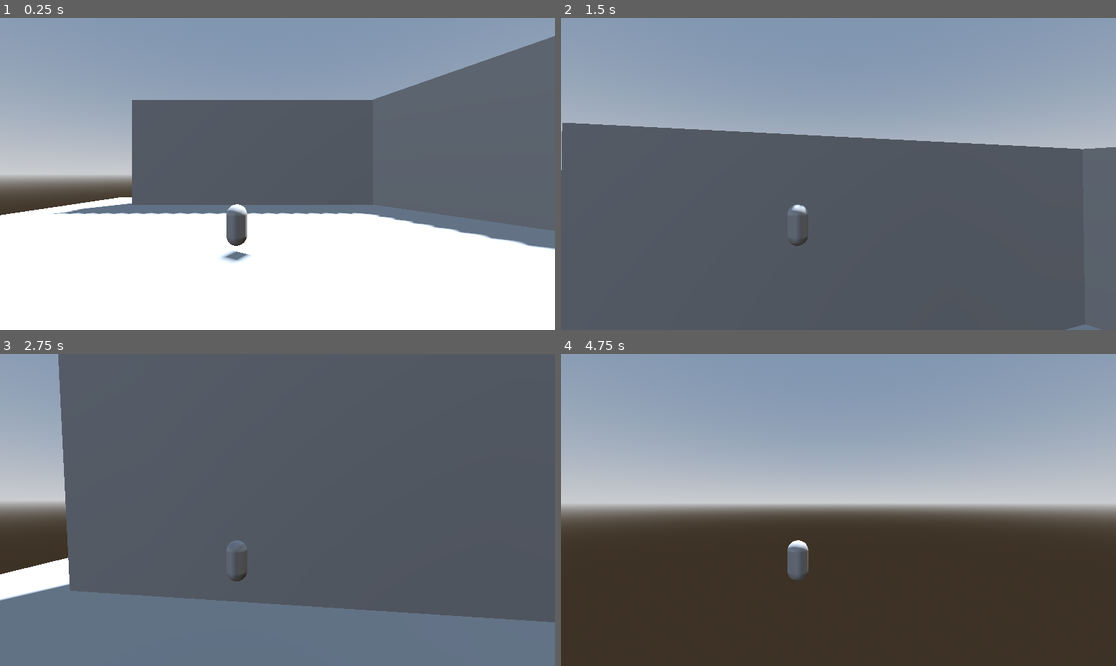
Above: before the commit, frames 1-4 (two rows, left to right).
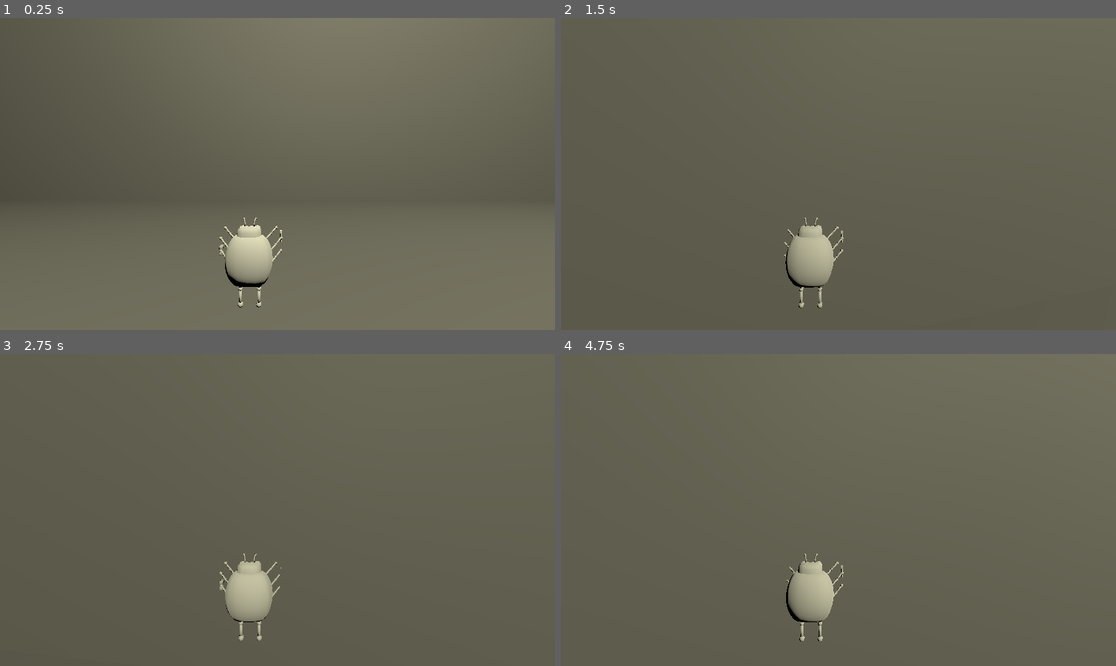
Above: after the commit, the same moments.

Repository: RoaFE/PizzaJam-16
Game: Godot game, scene res://home.tscn
Same seed, same stepped clock (60 frames per second), same inputs: the game is played once before the commit and once after it. Before the commit the project starts from res://Scenes/test.tscn.
Inputs (mouse positions are in pixels of both pictures, inside the frame that each line leads up to):
- Up to frame 1 (0.25 s): no input
- Up to frame 2 (1.5 s): tap Enter at 0.5 s; move the mouse to (866, 174) at 0.52 s; hold W (move_forward) from 0.53 s (still down); click (866, 174) at 0.6 s; tap Space (jump) at 0.77, 1.07 s; tap E (interact) at 0.8, 1.35 s; move the mouse to (810, 174) at 1.27 s
- Up to frame 3 (2.75 s): keep holding W (move_forward); tap Space (jump) at 1.52, 1.55, 1.82, 2.1 s; move the mouse to (288, 503) at 2.02 s; click (288, 503) at 2.3 s
- Up to frame 4 (4.75 s): keep holding W (move_forward); move the mouse to (832, 516) at 2.77 s; click (832, 516) at 2.85 s; tap Space (jump) at 3.02, 3.32, 3.77, 3.8, 4.07, 4.52 s; tap E (interact) at 3.05, 3.6 s; move the mouse to (877, 513) at 3.52 s; move the mouse to (794, 506) at 4.27 s; tap Mouse wheel up (last_item) at 4.35 s; click (794, 506) at 4.55 s

The runs differ from the first frame. In frame 1, 81% of the frame differs, in the area x 0-100%, y 0-100%; in frame 2, 46%; in frame 3, 31%; in frame 4, 97%.

Commit message:
3D modelling Baybee

Diff:
--- /dev/null
+++ b/pizza-jam-16/Models/ceiling_light.tscn
@@ -0,0 +1,11 @@
+[gd_scene format=3 uid="uid://das8eynhgf436"]
+
+[ext_resource type="PackedScene" uid="uid://kinein287loo" path="res://Models/CeilingLight.glb" id="1_l52lb"]
+
+[sub_resource type="StandardMaterial3D" id="StandardMaterial3D_dmolj"]
+cull_mode = 2
+
+[node name="CeilingLight" unique_id=770346741 instance=ExtResource("1_l52lb")]
+
+[node name="Cylinder" parent="." index="1" unique_id=1783867622]
+surface_material_override/0 = SubResource("StandardMaterial3D_dmolj")
--- /dev/null
+++ b/pizza-jam-16/Models/coffee_table.tscn
@@ -0,0 +1,33 @@
+[gd_scene format=3 uid="uid://pmb805m8ig1g"]
+
+[ext_resource type="PackedScene" uid="uid://d1u0bs4scdmrs" path="res://Models/CoffeeTable.glb" id="1_dbk01"]
+
+[sub_resource type="BoxShape3D" id="BoxShape3D_iva34"]
+size = Vector3(1, 0.1, 2.08)
+
+[sub_resource type="BoxShape3D" id="BoxShape3D_1dhlj"]
+size = Vector3(0.100908205, 0.3149414, 0.099121094)
+
+[node name="CoffeeTable" unique_id=546720682 instance=ExtResource("1_dbk01")]
+
+[node name="CollisionShape3D" type="StaticBody3D" parent="." index="2" unique_id=701822064]
+
+[node name="CollisionShape3D" type="CollisionShape3D" parent="CollisionShape3D" index="0" unique_id=1280568693]
+transform = Transform3D(1, 0, 0, 0, 1, 0, 0, 0, 1, 0, 0.34401628, 0)
+shape = SubResource("BoxShape3D_iva34")
+
+[node name="CollisionShape3D2" type="CollisionShape3D" parent="CollisionShape3D" index="1" unique_id=1916410552]
+transform = Transform3D(1, 0, 0, 0, 1, 0, 0, 0, 1, 0.33487186, 0.15551758, 0.9105021)
+shape = SubResource("BoxShape3D_1dhlj")
+
+[node name="CollisionShape3D3" type="CollisionShape3D" parent="CollisionShape3D" index="2" unique_id=1395130347]
+transform = Transform3D(1, 0, 0, 0, 1, 0, 0, 0, 1, -0.335, 0.156, 0.911)
+shape = SubResource("BoxShape3D_1dhlj")
+
+[node name="CollisionShape3D4" type="CollisionShape3D" parent="CollisionShape3D" index="3" unique_id=1999929114]
+transform = Transform3D(1, 0, 0, 0, 1, 0, 0, 0, 1, -0.335, 0.156, -0.911)
+shape = SubResource("BoxShape3D_1dhlj")
+
+[node name="CollisionShape3D5" type="CollisionShape3D" parent="CollisionShape3D" index="4" unique_id=636185200]
+transform = Transform3D(1, 0, 0, 0, 1, 0, 0, 0, 1, 0.335, 0.156, -0.911)
+shape = SubResource("BoxShape3D_1dhlj")
--- /dev/null
+++ b/pizza-jam-16/Models/shelf.tscn
@@ -0,0 +1,11 @@
+[gd_scene format=3 uid="uid://do1blbwdqe6ea"]
+
+[ext_resource type="PackedScene" uid="uid://dm2gwfoy1ujmx" path="res://Models/Shelf.glb" id="1_gekti"]
+
+[sub_resource type="StandardMaterial3D" id="StandardMaterial3D_x0wgw"]
+albedo_color = Color(0.25, 0.13808334, 0.052499995, 1)
+
+[node name="Shelf" unique_id=1575999734 instance=ExtResource("1_gekti")]
+
+[node name="Cube" parent="." index="0" unique_id=262753827]
+surface_material_override/0 = SubResource("StandardMaterial3D_x0wgw")
--- /dev/null
+++ b/pizza-jam-16/Scenes/CeilingLightBody.tscn
@@ -0,0 +1,29 @@
+[gd_scene format=3 uid="uid://car7dxocdhvn1"]
+
+[ext_resource type="Script" uid="uid://b61nlp3b3ae8r" path="res://Scripts/CeilingLightInteractor.gd" id="1_6nxtj"]
+[ext_resource type="PackedScene" uid="uid://das8eynhgf436" path="res://Models/ceiling_light.tscn" id="2_2imi7"]
+
+[sub_resource type="CylinderShape3D" id="CylinderShape3D_6nxtj"]
+height = 0.3310547
+radius = 0.22558594
+
+[sub_resource type="CylinderShape3D" id="CylinderShape3D_2imi7"]
+height = 0.19006348
+radius = 0.083984375
+
+[node name="Node3D" type="RigidBody3D" unique_id=1250733903 node_paths=PackedStringArray("_rigidBody")]
+freeze = true
+script = ExtResource("1_6nxtj")
+_rigidBody = NodePath(".")
+_oneShot = true
+_interactMessage = "Remove Light"
+
+[node name="CeilingLight" parent="." unique_id=770346741 instance=ExtResource("2_2imi7")]
+
+[node name="CollisionShape3D" type="CollisionShape3D" parent="." unique_id=1884091472]
+transform = Transform3D(1, 0, 0, 0, 1, 0, 0, 0, 1, 0, -0.015136719, 0)
+shape = SubResource("CylinderShape3D_6nxtj")
+
+[node name="CollisionShape3D2" type="CollisionShape3D" parent="." unique_id=1831117456]
+transform = Transform3D(1, 0, 0, 0, 1, 0, 0, 0, 1, 0, 0.25457764, 0)
+shape = SubResource("CylinderShape3D_2imi7")
--- a/pizza-jam-16/Scenes/DrillBug.tscn
+++ b/pizza-jam-16/Scenes/DrillBug.tscn
@@ -2,25 +2,57 @@
 
 [ext_resource type="PackedScene" uid="uid://csu41vcu1olum" path="res://Scenes/CharacterController.tscn" id="1_b8i1x"]
 [ext_resource type="Script" uid="uid://bme0x1f1xvqs4" path="res://Scripts/Inventory.gd" id="2_ekfui"]
+[ext_resource type="PackedScene" uid="uid://cblv7a4eqy7s8" path="res://Models/DrillBug.glb" id="3_50qdq"]
 [ext_resource type="PackedScene" uid="uid://dvap6vxfbbjyc" path="res://Scenes/DrillTool.tscn" id="3_pmbcc"]
 [ext_resource type="PackedScene" uid="uid://bac4ho8vi50nr" path="res://Scenes/HammerTool.tscn" id="4_jrf37"]
+[ext_resource type="PackedScene" uid="uid://bbopbtejiiyvm" path="res://Scenes/Interactor.tscn" id="5_jrf37"]
+[ext_resource type="PackedScene" uid="uid://colarqmwbcobc" path="res://Models/Drill.glb" id="7_snn4w"]
+[ext_resource type="PackedScene" uid="uid://b88klw8ys620u" path="res://Models/Hammer.glb" id="8_h4tam"]
 
-[node name="Char" unique_id=2034992785 instance=ExtResource("1_b8i1x")]
+[sub_resource type="CapsuleShape3D" id="CapsuleShape3D_snn4w"]
+radius = 0.033691406
+height = 0.14711913
+
+[node name="Char" unique_id=2034992785 node_paths=PackedStringArray("_model") instance=ExtResource("1_b8i1x")]
+transform = Transform3D(0.5, 0, 0, 0, 0.5, 0, 0, 0, 0.5, 0, 0, 0)
 collision_layer = 2
+_speed = 2.0
+_jump_velocity = 2.0
+_model = NodePath("DrillBug")
 
-[node name="ItemSlot" type="Node3D" parent="CollisionShape3D" parent_id_path=PackedInt32Array(1034918182) index="0" unique_id=2086904975]
+[node name="CollisionShape3D" parent="." index="0" unique_id=1034918182]
+transform = Transform3D(1, 0, 0, 0, 1, 0, 0, 0, 1, 0, -0.017407224, 0)
+shape = SubResource("CapsuleShape3D_snn4w")
+
+[node name="ItemSlot" type="Node3D" parent="CollisionShape3D" index="0" unique_id=2086904975]
 transform = Transform3D(1, 0, 0, 0, 1, 0, 0, 0, 1, 0.05, 0, 0)
 
-[node name="InputSpot" type="Node3D" parent="MeshInstance3D" parent_id_path=PackedInt32Array(1767074750) index="0" unique_id=1957297664 node_paths=PackedStringArray("_items")]
-transform = Transform3D(1, 0, 0, 0, 1, 0, 0, 0, 1, 0.05, 0, 0)
+[node name="MeshInstance3D" parent="." index="1" unique_id=1767074750]
+visible = false
+
+[node name="InputSpot" type="Node3D" parent="." index="2" unique_id=1957297664 node_paths=PackedStringArray("_items")]
 script = ExtResource("2_ekfui")
 _items = [NodePath("Drill"), NodePath("Hammer")]
 
-[node name="Drill" parent="MeshInstance3D/InputSpot" index="0" unique_id=690692289 node_paths=PackedStringArray("_orientationSpace") instance=ExtResource("3_pmbcc")]
-_orientationSpace = NodePath("../../../Orbit")
+[node name="Drill" parent="InputSpot" index="0" unique_id=690692289 node_paths=PackedStringArray("_orientationSpace") instance=ExtResource("3_pmbcc")]
+_orientationSpace = NodePath("../../Orbit")
 
-[node name="Hammer" parent="MeshInstance3D/InputSpot" index="1" unique_id=1104226804 node_paths=PackedStringArray("_orientationSpace") instance=ExtResource("4_jrf37")]
-_orientationSpace = NodePath("../../../Orbit")
+[node name="Hammer" parent="InputSpot" index="1" unique_id=1104226804 node_paths=PackedStringArray("_orientationSpace") instance=ExtResource("4_jrf37")]
+_orientationSpace = NodePath("../../Orbit")
 
-[node name="Orbit" parent="." index="2" unique_id=1798830263]
+[node name="Orbit" parent="." index="3" unique_id=1798830263]
 transform = Transform3D(1, 0, 0, 0, 1, 0, 0, 0, 1, 0, 0.05, 0)
+
+[node name="Interactor" parent="Orbit" index="0" unique_id=720486732 instance=ExtResource("5_jrf37")]
+transform = Transform3D(1, 0, 0, 0, 1, 0, 0, 0, 1, 0, -0.05, 0)
+
+[node name="Camera3D" parent="Orbit" index="1" unique_id=1436450834]
+transform = Transform3D(1, 0, 0, 0, 1, 0, 0, 0, 1, 0.05, 0.1, 0.36)
+
+[node name="DrillBug" parent="." index="4" unique_id=1684587687 instance=ExtResource("3_50qdq")]
+
+[node name="Drill" parent="DrillBug" index="12" unique_id=1356349251 instance=ExtResource("7_snn4w")]
+transform = Transform3D(1, 0, 0, 0, 1, 0, 0, 0, 1, -0.058247447, -0.002387425, -0.032172706)
+
+[node name="Hammer" parent="DrillBug" index="13" unique_id=693762726 instance=ExtResource("8_h4tam")]
+transform = Transform3D(1, 0, 0, 0, 1, 0, 0, 0, 1, 0.056744076, 0.025668167, -0.03378947)
--- a/pizza-jam-16/Scenes/DrillHole.tscn
+++ b/pizza-jam-16/Scenes/DrillHole.tscn
@@ -1,11 +1,36 @@
 [gd_scene format=3 uid="uid://bmp6aynjw31j7"]
 
 [sub_resource type="StandardMaterial3D" id="StandardMaterial3D_dn3s2"]
-albedo_color = Color(1, 0, 0, 1)
+albedo_color = Color(0.2, 0.2, 0.2, 1)
 
-[sub_resource type="BoxMesh" id="BoxMesh_nsew8"]
+[sub_resource type="CylinderMesh" id="CylinderMesh_nsew8"]
 material = SubResource("StandardMaterial3D_dn3s2")
-size = Vector3(0.02, 0.02, 0.05)
+top_radius = 0.01
+bottom_radius = 0.01
+height = 0.005
+radial_segments = 8
+rings = 1
+
+[sub_resource type="StandardMaterial3D" id="StandardMaterial3D_nsew8"]
+albedo_color = Color(0.6392157, 0.8666667, 0.03529412, 1)
+
+[sub_resource type="BoxMesh" id="BoxMesh_4ya7h"]
+material = SubResource("StandardMaterial3D_nsew8")
+size = Vector3(0.005, 0.05, 0.005)
+
+[sub_resource type="StandardMaterial3D" id="StandardMaterial3D_7s1n0"]
+albedo_color = Color(0.1882353, 0.6431373, 0.9019608, 1)
+
+[sub_resource type="BoxMesh" id="BoxMesh_up7h7"]
+material = SubResource("StandardMaterial3D_7s1n0")
+size = Vector3(0.005, 0.005, 0.05)
+
+[sub_resource type="StandardMaterial3D" id="StandardMaterial3D_idkx8"]
+albedo_color = Color(0.9137255, 0.23921569, 0.38431373, 1)
+
+[sub_resource type="BoxMesh" id="BoxMesh_d1koy"]
+material = SubResource("StandardMaterial3D_idkx8")
+size = Vector3(0.05, 0.005, 0.005)
 
 [sub_resource type="SphereShape3D" id="SphereShape3D_dn3s2"]
 radius = 0.13174143
@@ -13,11 +38,27 @@
 [node name="DrillHole" type="Node3D" unique_id=463291664]
 
 [node name="MeshInstance3D" type="MeshInstance3D" parent="." unique_id=1085714444]
-mesh = SubResource("BoxMesh_nsew8")
+transform = Transform3D(1, 0, 0, 0, -4.371139e-08, -1, 0, 1, -4.371139e-08, 0, 0, 0)
+mesh = SubResource("CylinderMesh_nsew8")
 
-[node name="StaticBody3D" type="StaticBody3D" parent="MeshInstance3D" unique_id=1902801693]
+[node name="MeshInstance3D2" type="MeshInstance3D" parent="." unique_id=1770392468]
+transform = Transform3D(1, 0, 0, 0, 1, 0, 0, 0, 1, 0, 0.02922158, 0)
+visible = false
+mesh = SubResource("BoxMesh_4ya7h")
+
+[node name="MeshInstance3D4" type="MeshInstance3D" parent="." unique_id=1084846273]
+transform = Transform3D(1, 0, 0, 0, 1, 0, 0, 0, 1, 0, 0, 0.029)
+visible = false
+mesh = SubResource("BoxMesh_up7h7")
+
+[node name="MeshInstance3D3" type="MeshInstance3D" parent="." unique_id=1844480356]
+transform = Transform3D(1, 0, 0, 0, 1, 0, 0, 0, 1, 0.029, 0, 0)
+visible = false
+mesh = SubResource("BoxMesh_d1koy")
+
+[node name="StaticBody3D" type="StaticBody3D" parent="." unique_id=1902801693]
 collision_layer = 4
 collision_mask = 0
 
-[node name="CollisionShape3D" type="CollisionShape3D" parent="MeshInstance3D/StaticBody3D" unique_id=1075313890]
+[node name="CollisionShape3D" type="CollisionShape3D" parent="StaticBody3D" unique_id=1075313890]
 shape = SubResource("SphereShape3D_dn3s2")
--- a/pizza-jam-16/Scenes/DrillTool.tscn
+++ b/pizza-jam-16/Scenes/DrillTool.tscn
@@ -10,8 +10,8 @@
 
 [sub_resource type="SphereMesh" id="SphereMesh_j8xhm"]
 material = SubResource("StandardMaterial3D_mko04")
-radius = 0.05
-height = 0.1
+radius = 0.01
+height = 0.02
 
 [node name="Drill" type="Node3D" unique_id=690692289 node_paths=PackedStringArray("_rayCast", "_indicator")]
 script = ExtResource("1_mko04")
--- a/pizza-jam-16/Scenes/Interactable.tscn
+++ b/pizza-jam-16/Scenes/Interactable.tscn
@@ -1,6 +1,6 @@
 [gd_scene format=3 uid="uid://g8caqri1e4sy"]
 
-[ext_resource type="Script" uid="uid://bn0880x17dwak" path="res://interactable.gd" id="1_pi15k"]
+[ext_resource type="Script" uid="uid://bn0880x17dwak" path="res://Scripts/interactable.gd" id="1_pi15k"]
 
 [node name="Interactable" type="Node3D" unique_id=180072882]
 script = ExtResource("1_pi15k")
--- a/pizza-jam-16/Scenes/Interactor.tscn
+++ b/pizza-jam-16/Scenes/Interactor.tscn
@@ -2,8 +2,9 @@
 
 [ext_resource type="Script" uid="uid://cb208wkproylj" path="res://Scripts/Interactor.gd" id="1_cr4d8"]
 
-[node name="Node3D" type="Node3D" unique_id=720486732]
+[node name="Interactor" type="Node3D" unique_id=720486732 node_paths=PackedStringArray("_rayCast")]
 script = ExtResource("1_cr4d8")
+_rayCast = NodePath("RayCast3D")
 
 [node name="RayCast3D" type="RayCast3D" parent="." unique_id=1105856778]
 target_position = Vector3(0, 0, -1)
--- a/pizza-jam-16/Scenes/shelf.tscn
+++ b/pizza-jam-16/Scenes/shelf.tscn
@@ -1,6 +1,9 @@
 [gd_scene format=3 uid="uid://cuewm1i20c650"]
 
+[ext_resource type="PackedScene" uid="uid://do1blbwdqe6ea" path="res://Models/shelf.tscn" id="1_ndc05"]
+
 [sub_resource type="BoxShape3D" id="BoxShape3D_ihrvc"]
+size = Vector3(1, 0.19921875, 1.1787109)
 
 [sub_resource type="BoxMesh" id="BoxMesh_ndc05"]
 
@@ -12,7 +15,12 @@
 [node name="StaticBody3D" type="StaticBody3D" parent="Node3D" unique_id=2059978037]
 
 [node name="CollisionShape3D" type="CollisionShape3D" parent="Node3D/StaticBody3D" unique_id=2090161607]
+transform = Transform3D(1, 0, 0, 0, 1, 0, 0, 0, 1, 0, 0, -0.19289273)
 shape = SubResource("BoxShape3D_ihrvc")
 
 [node name="MeshInstance3D" type="MeshInstance3D" parent="Node3D" unique_id=127421823]
+visible = false
 mesh = SubResource("BoxMesh_ndc05")
+
+[node name="Shelf" parent="Node3D" unique_id=1575999734 instance=ExtResource("1_ndc05")]
+transform = Transform3D(0.5, 0, 0, 0, 1, 0, 0, 0, 1, 0, 0, -0.48239368)
--- /dev/null
+++ b/pizza-jam-16/Scripts/CeilingLightInteractor.gd
@@ -0,0 +1,13 @@
+extends "res://Scripts/interactable.gd"
+
+@export var _rigidBody : RigidBody3D
+
+
+func Interact():
+	if(_oneShot && _used):
+		return
+	super.Interact()
+	_rigidBody.freeze = false
+	_rigidBody.sleeping = false
+	_rigidBody.apply_impulse(Vector3(15,2,0))
+	_rigidBody.apply_torque(Vector3(30,65,-20))
--- a/pizza-jam-16/Scripts/Drill.gd
+++ b/pizza-jam-16/Scripts/Drill.gd
@@ -34,6 +34,6 @@
 func align_with_z(xform, new_z):
 	xform.basis.z = new_z
 	xform.basis.y = Vector3(0,1,0)
-	xform.basis.x = -xform.basis.y.cross(new_z)
+	xform.basis.x = xform.basis.y.cross(new_z)
 	xform.basis = xform.basis.orthonormalized()
 	return xform
--- a/pizza-jam-16/Scripts/Interactor.gd
+++ b/pizza-jam-16/Scripts/Interactor.gd
@@ -4,6 +4,7 @@
 
 var _curIntercatble : Interactable
 
+signal InteractMessage(message : String)
 # Called when the node enters the scene tree for the first time.
 func _ready() -> void:
 	pass # Replace with function body.
@@ -11,8 +12,10 @@
 func _physics_process(_delta: float) -> void:
 	if(_rayCast.is_colliding()):
 		var object = _rayCast.get_collider()
-		if object is CollisionObject3D and object.get_parent_node_3d() is Interactable:
-			EvaluateInteractable(object.get_parent_node_3d())
+		if object is CollisionObject3D and object is Interactable:
+			EvaluateInteractable(object)
+	else:
+		EvaluateInteractable(null)
 	if(Input.is_action_just_pressed("interact") && _curIntercatble != null):
 		_curIntercatble.Interact();
 
@@ -24,3 +27,7 @@
 		#clear up
 		_curIntercatble = null
 	_curIntercatble = interactable
+	var message : String = ""
+	if(_curIntercatble != null):
+		message = _curIntercatble.GetMessage()
+	InteractMessage.emit(message)
--- a/pizza-jam-16/Scripts/Player.gd
+++ b/pizza-jam-16/Scripts/Player.gd
@@ -1,10 +1,11 @@
 extends CharacterBody3D
 
 
-const SPEED = 5.0
-const JUMP_VELOCITY = 4.5
+@export var _speed = 5.0
+@export var _jump_velocity = 4.5
 
 @export var _inputSpace : Node3D;
+@export var _model : Node3D
 
 func _physics_process(delta: float) -> void:
 	# Add the gravity.
@@ -13,17 +14,23 @@
 
 	# Handle jump.
 	if Input.is_action_just_pressed("jump") and is_on_floor():
-		velocity.y = JUMP_VELOCITY
+		velocity.y = _jump_velocity
 
 	# Get the input direction and handle the movement/deceleration.
 	# As good practice, you should replace UI actions with custom gameplay actions.
 	var input_dir := Input.get_vector("move_left", "move_right", "move_forward", "move_backward")
-	var direction := (_inputSpace.basis * Vector3(input_dir.x, 0, input_dir.y)).normalized()
+	var direction := (_inputSpace.basis * Vector3(input_dir.x, 0, input_dir.y))
+	direction.y = 0
+	direction = direction.normalized()
+	var up := Vector3(0,1,0)
+
+
 	if direction:
-		velocity.x = direction.x * SPEED
-		velocity.z = direction.z * SPEED
+		velocity.x = direction.x * _speed
+		velocity.z = direction.z * _speed
+		_model.basis = Basis(up.cross(-direction), up, -direction)
 	else:
-		velocity.x = move_toward(velocity.x, 0, SPEED)
-		velocity.z = move_toward(velocity.z, 0, SPEED)
+		velocity.x = move_toward(velocity.x, 0, _speed)
+		velocity.z = move_toward(velocity.z, 0, _speed)
 
 	move_and_slide()
--- a/pizza-jam-16/Scripts/hammer.gd
+++ b/pizza-jam-16/Scripts/hammer.gd
@@ -7,6 +7,8 @@
 @export var _rayCast : RayCast3D
 
 @export var _indicator : Node3D
+
+signal ShelfBuilt()
 
 func _physics_process(_delta: float) -> void:
 	_rayCast.basis = _orientationSpace.basis
@@ -23,7 +25,7 @@
 	var result = super.ShootRay()
 
 	if result:
-		if(_buildPoints.find(result) != -1):
+		if(_buildPoints.size() > 0 && _buildPoints[0].collider_id == result.collider_id):
 			return
 		_buildPoints.push_back(result)
 		if(_buildPoints.size() == 2):
@@ -37,9 +39,6 @@
 	var pos0 : Vector3 = (_buildPoints[0].collider as Node3D).global_position;
 	var pos1 : Vector3 = (_buildPoints[1].collider as Node3D).global_position;
 
-	print(_buildPoints[0].collider_id)
-	print(_buildPoints[1].collider_id)
-
 	var midPoint : Vector3 = (pos0 + pos1) / 2
 	var dist = (pos0 - pos1).length()
 
@@ -48,13 +47,19 @@
 	get_tree().root.add_child(builtThing)
 
 	var left = (pos0 - pos1).normalized()
-	var forward = (_buildPoints[0].collider.basis.z + _buildPoints[1].collider.basis.z).normalized()
+	print(left)
+	var forward = (_buildPoints[0].collider.global_basis.z + _buildPoints[1].collider.global_basis.z).normalized()
+	print(forward)
 	var up = left.cross(forward).normalized();
 	if(up.y < 0):
 		up = -up
+	print(up)
 
 
 	builtThing.global_position = midPoint
-	builtThing.basis = Basis(left,up,forward)
+	builtThing.global_basis = Basis(left,up,forward)
 	builtThing.scale.x = min(2,dist);
+	_buildPoints[0].collider.queue_free()
+	_buildPoints[1].collider.queue_free()
 	_buildPoints.clear()
+	ShelfBuilt.emit()
--- a/pizza-jam-16/interactable.gd
+++ b/pizza-jam-16/Scripts/interactable.gd
@@ -1,9 +1,11 @@
 @abstract
 class_name Interactable
 
-extends Node3D
+extends PhysicsBody3D
 
 @export var _oneShot : bool = false
+
+@export var _interactMessage : String
 
 var _used : bool = false
 
@@ -12,3 +14,8 @@
 	if(_oneShot):
 		_used = true;
 	pass
+
+func GetMessage() -> String :
+	if(_used):
+		return ""
+	return _interactMessage
--- /dev/null
+++ b/pizza-jam-16/home.tscn
@@ -0,0 +1,98 @@
+[gd_scene format=3 uid="uid://bhyj1k6r5joxb"]
+
+[ext_resource type="PackedScene" uid="uid://57kqhur3tcgo" path="res://Scenes/DrillBug.tscn" id="1_tt30a"]
+[ext_resource type="PackedScene" uid="uid://pmb805m8ig1g" path="res://Models/coffee_table.tscn" id="2_1ey7h"]
+[ext_resource type="PackedScene" uid="uid://car7dxocdhvn1" path="res://Scenes/CeilingLightBody.tscn" id="2_o1ld7"]
+
+[sub_resource type="BoxMesh" id="BoxMesh_j0o1r"]
+
+[sub_resource type="BoxShape3D" id="BoxShape3D_tt30a"]
+
+[sub_resource type="PlaneMesh" id="PlaneMesh_1ey7h"]
+size = Vector2(8, 5)
+
+[sub_resource type="BoxShape3D" id="BoxShape3D_o1ld7"]
+size = Vector3(8, 0.1, 5)
+
+[sub_resource type="PlaneMesh" id="PlaneMesh_2ayvv"]
+flip_faces = true
+size = Vector2(8, 5)
+
+[node name="Home" type="Node3D" unique_id=514780571]
+
+[node name="Room" type="Node3D" parent="." unique_id=1872650694]
+
+[node name="Node3D" type="Node3D" parent="Room" unique_id=394680519]
+
+[node name="Walls" type="MeshInstance3D" parent="Room/Node3D" unique_id=1088940031]
+transform = Transform3D(8, 0, 0, 0, 2.5, 0, 0, 0, 0.1, 0, 1.25, -2.42)
+mesh = SubResource("BoxMesh_j0o1r")
+
+[node name="StaticBody3D" type="StaticBody3D" parent="Room/Node3D/Walls" unique_id=497602177]
+
+[node name="CollisionShape3D" type="CollisionShape3D" parent="Room/Node3D/Walls/StaticBody3D" unique_id=1151609860]
+shape = SubResource("BoxShape3D_tt30a")
+
+[node name="Walls2" type="MeshInstance3D" parent="Room/Node3D" unique_id=1030576524]
+transform = Transform3D(8, 0, 0, 0, 2.5, 0, 0, 0, 0.1, 0, 1.25, 2.42)
+mesh = SubResource("BoxMesh_j0o1r")
+
+[node name="StaticBody3D" type="StaticBody3D" parent="Room/Node3D/Walls2" unique_id=39661871]
+
+[node name="CollisionShape3D" type="CollisionShape3D" parent="Room/Node3D/Walls2/StaticBody3D" unique_id=1670102554]
+shape = SubResource("BoxShape3D_tt30a")
+
+[node name="Walls3" type="MeshInstance3D" parent="Room/Node3D" unique_id=1721829032]
+transform = Transform3D(0.1, 0, 0, 0, 2.5, 0, 0, 0, 4.8, 4, 1.25, 0)
+mesh = SubResource("BoxMesh_j0o1r")
+
+[node name="StaticBody3D" type="StaticBody3D" parent="Room/Node3D/Walls3" unique_id=1981461891]
+
+[node name="CollisionShape3D" type="CollisionShape3D" parent="Room/Node3D/Walls3/StaticBody3D" unique_id=1772105972]
+shape = SubResource("BoxShape3D_tt30a")
+
+[node name="Walls4" type="MeshInstance3D" parent="Room/Node3D" unique_id=1966399163]
+transform = Transform3D(0.1, 0, 0, 0, 2.5, 0, 0, 0, 4.8, -4, 1.25, 0)
+mesh = SubResource("BoxMesh_j0o1r")
+
+[node name="StaticBody3D" type="StaticBody3D" parent="Room/Node3D/Walls4" unique_id=319032488]
+
+[node name="CollisionShape3D" type="CollisionShape3D" parent="Room/Node3D/Walls4/StaticBody3D" unique_id=324457698]
+shape = SubResource("BoxShape3D_tt30a")
+
+[node name="Floor" type="MeshInstance3D" parent="Room" unique_id=397383992]
+mesh = SubResource("PlaneMesh_1ey7h")
+
+[node name="StaticBody3D" type="StaticBody3D" parent="Room/Floor" unique_id=358450800]
+
+[node name="CollisionShape3D" type="CollisionShape3D" parent="Room/Floor/StaticBody3D" unique_id=1540292579]
+transform = Transform3D(1, 0, 0, 0, 1, 0, 0, 0, 1, 0.02545166, 0, 0)
+shape = SubResource("BoxShape3D_o1ld7")
+
+[node name="Floor2" type="MeshInstance3D" parent="Room" unique_id=1903407035]
+transform = Transform3D(1, 0, 0, 0, 1, 0, 0, 0, 1, 0, 2.5, 0)
+mesh = SubResource("PlaneMesh_2ayvv")
+
+[node name="StaticBody3D" type="StaticBody3D" parent="Room/Floor2" unique_id=1907443288]
+
+[node name="CollisionShape3D" type="CollisionShape3D" parent="Room/Floor2/StaticBody3D" unique_id=1384526513]
+transform = Transform3D(1, 0, 0, 0, 1, 0, 0, 0, 1, 0.02545166, 0, 0)
+shape = SubResource("BoxShape3D_o1ld7")
+
+[node name="OmniLight3D" type="OmniLight3D" parent="." unique_id=791011405]
+transform = Transform3D(1, 0, 0, 0, 1, 0, 0, 0, 1, 0, 2.2731466, 0)
+light_color = Color(0.81, 0.79852504, 0.6723, 1)
+light_energy = 3.0
+omni_range = 10.812
+
+[node name="Char" parent="." unique_id=2034992785 instance=ExtResource("1_tt30a")]
+transform = Transform3D(0.5, 0, 0, 0, 0.5, 0, 0, 0, 0.5, -0.64580107, 0.2999999, -1.2373931)
+
+[node name="Node3D" parent="." unique_id=1250733903 instance=ExtResource("2_o1ld7")]
+transform = Transform3D(1, 0, 0, 0, 1, 0, 0, 0, 1, 0, 2.153332, 0)
+
+[node name="Node3D2" parent="." unique_id=110944094 instance=ExtResource("2_o1ld7")]
+transform = Transform3D(1, 0, 0, 0, 1, 0, 0, 0, 1, 0, 0.5461254, 0)
+
+[node name="CoffeeTable" parent="." unique_id=546720682 instance=ExtResource("2_1ey7h")]
+transform = Transform3D(-4.371139e-08, 0, 1, 0, 1, 0, -1, 0, -4.371139e-08, 2.0313349, 0.016055286, -0.91552794)
--- a/pizza-jam-16/project.godot
+++ b/pizza-jam-16/project.godot
@@ -11,7 +11,7 @@
 [application]
 
 config/name="PizzaJam16"
-run/main_scene="uid://dsvq6t6f01y1l"
+run/main_scene="uid://bhyj1k6r5joxb"
 config/features=PackedStringArray("4.6", "GL Compatibility")
 config/icon="res://icon.svg"
 
Binary file added: pizza-jam-16/Models/Bookcase.glb
Not shown, added: pizza-jam-16/Models/Bookcase.glb.import
Binary file added: pizza-jam-16/Models/CeilingLight.glb
Not shown, added: pizza-jam-16/Models/CeilingLight.glb.import
Binary file added: pizza-jam-16/Models/CoffeeTable.glb
Not shown, added: pizza-jam-16/Models/CoffeeTable.glb.import
Binary file added: pizza-jam-16/Models/Drill.glb
Not shown, added: pizza-jam-16/Models/Drill.glb.import
Binary file added: pizza-jam-16/Models/DrillBug.glb
Not shown, added: pizza-jam-16/Models/DrillBug.glb.import
Binary file added: pizza-jam-16/Models/Hammer.glb
Not shown, added: pizza-jam-16/Models/Hammer.glb.import
(and 8 more such lines)
